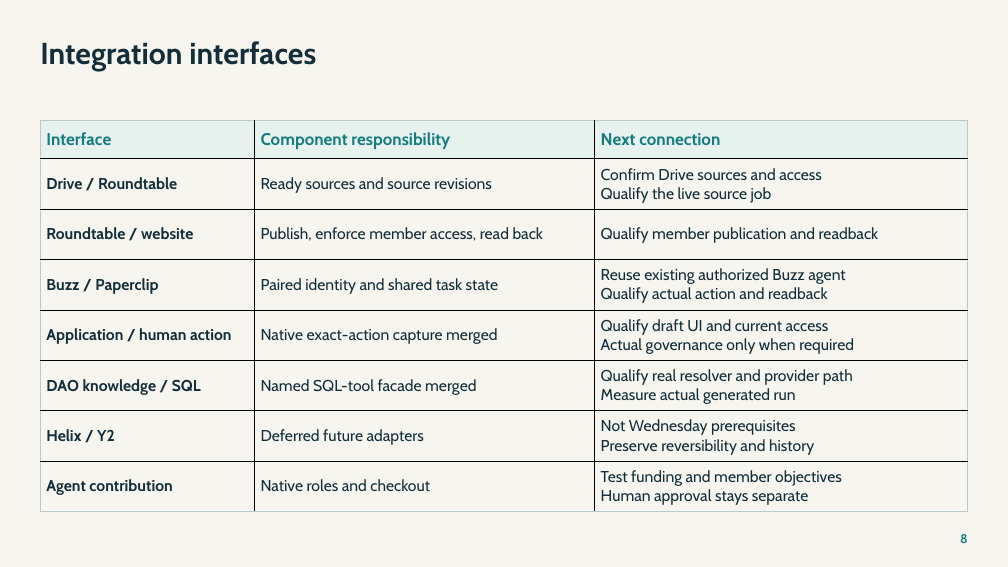
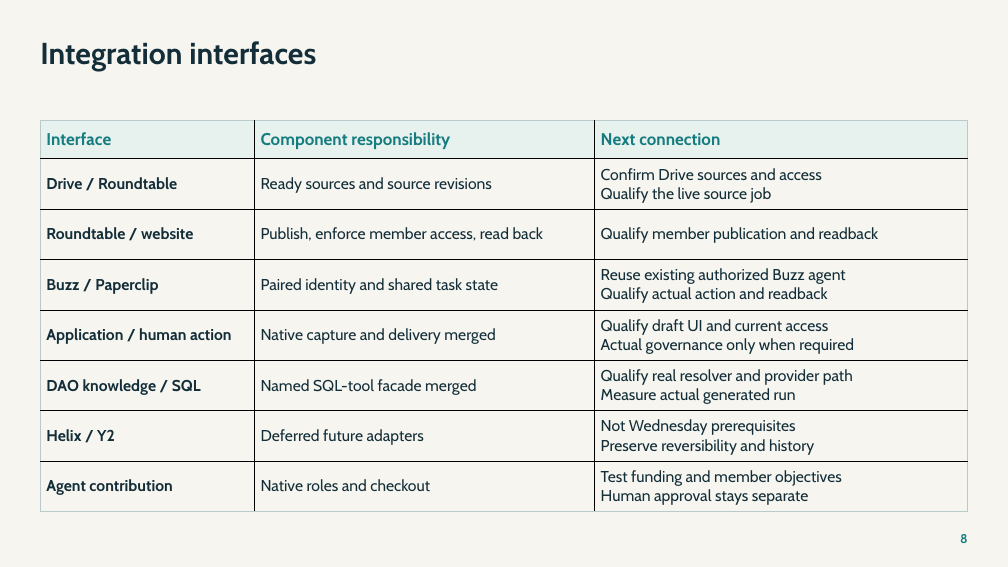
Before and after one commit to NetRxn/Inertia, a slide deck: slide 8 of Inertia-Architecture.pptx. Drawn at 1008x567 pixels with LibreOffice and Linux fonts; fonts in the diff are those of the drawing. Boxes give left, top, right and bottom in pixels: in the first picture for what was removed or moved away, otherwise in the second. Text is boxed around its words. In the diff, an @@ line names an element or a change of style, - is before the commit and + after.

Commit message:
docs: sync r25 native delivery and preproduction status

```diff
--- a/Inertia-Architecture.pptx
+++ b/Inertia-Architecture.pptx
@@ table at [41,120,967,512] @@
-row 5, column 2: Native exact-action capture merged
+row 5, column 2: Native capture and delivery merged
```
Also in this commit, not shown: 1 other slide changed, 6 other files.
